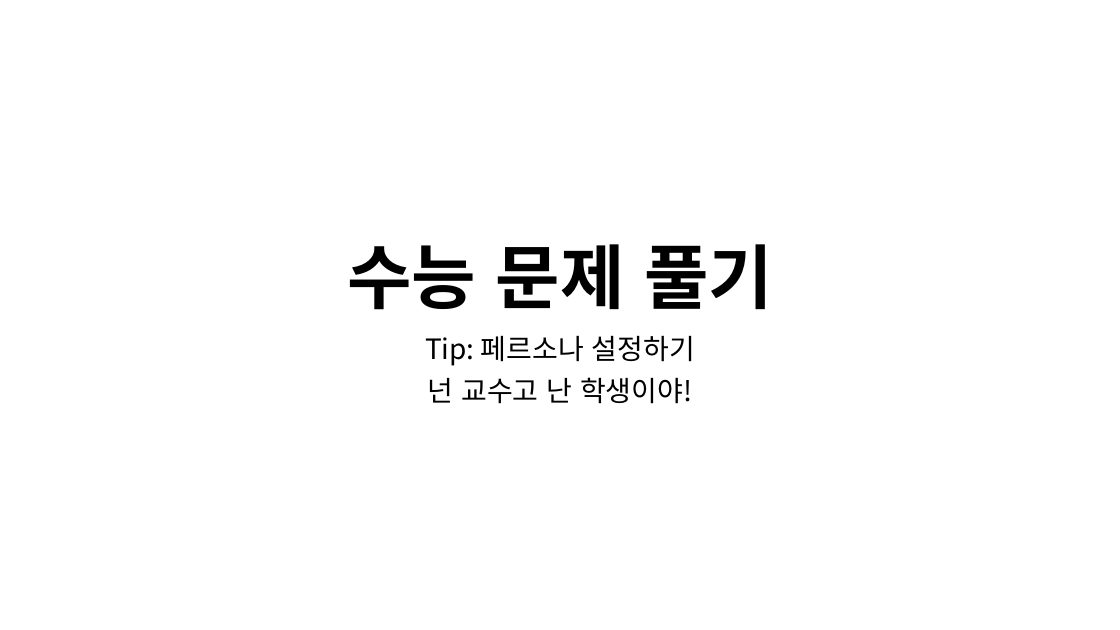
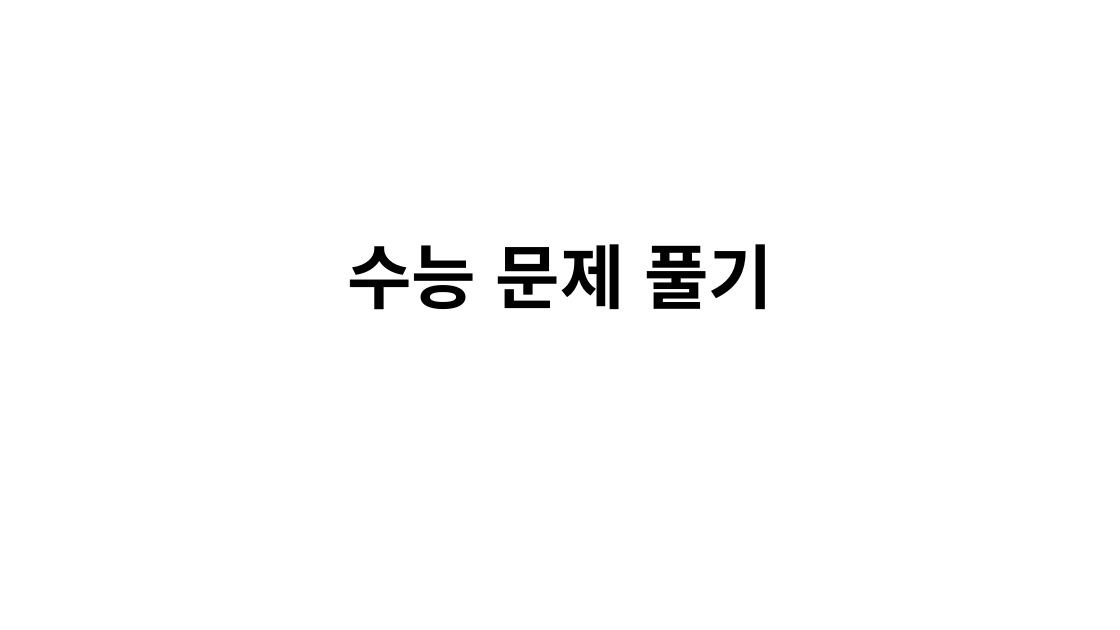
Before and after one commit to lolsaless/Python, a slide deck: slide 46 of 프롬프트 실습.pptx (slide 44 before the commit). Drawn at 1120x630 pixels with LibreOffice and Linux fonts; fonts in the diff are those of the drawing. Boxes give left, top, right and bottom in pixels: in the first picture for what was removed or moved away, otherwise in the second. Text is boxed around its words. In the diff, an @@ line names an element or a change of style, - is before the commit and + after.

```diff
--- a/프롬프트 실습.pptx
+++ b/프롬프트 실습.pptx
@@ subtitle removed at [425,335,695,404] @@
-Tip: 페르소나 설정하기
-넌 교수고 난 학생이야!
```
Also in this commit, not shown: 18 other slides changed, 5 slides added, 1 slide removed.
